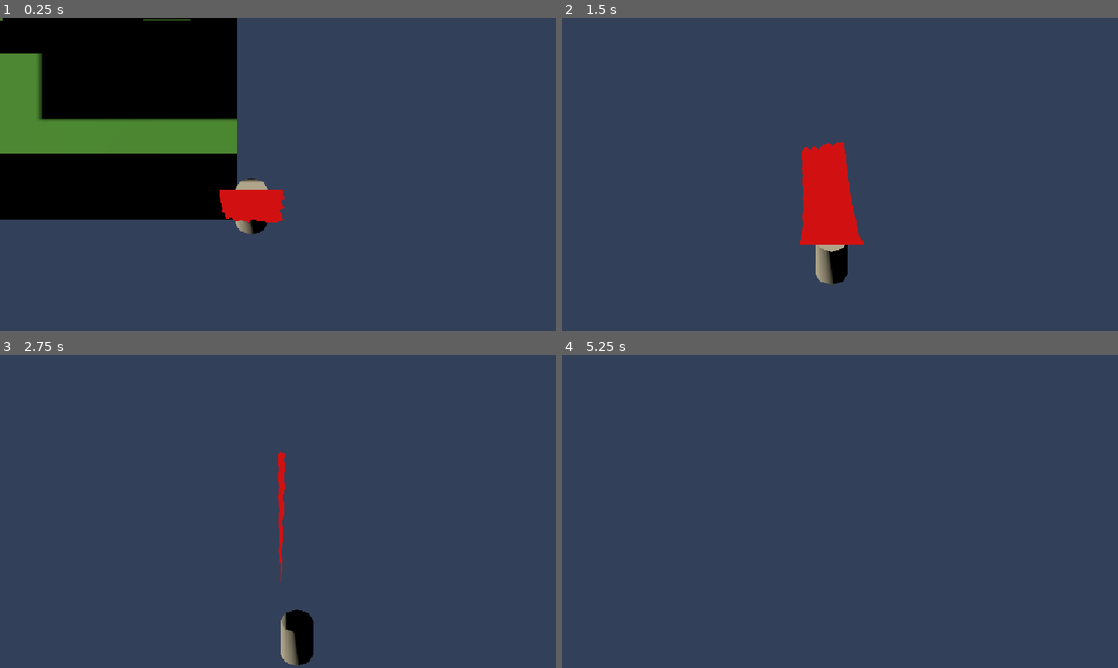
Above: before the commit, frames 1-4 (two rows, left to right).
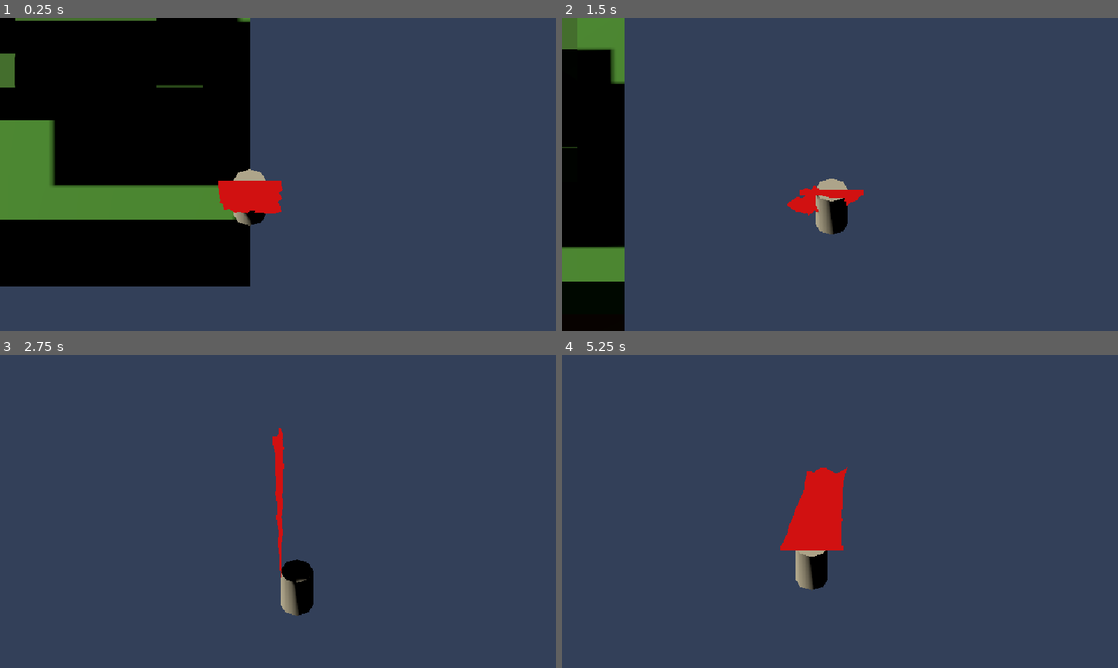
Above: after the commit, the same moments.

Repository: ahmadmuteen64-droid/Ashfall
Game: Godot game, scene res://scenes/world/main.tscn
Same seed, same stepped clock (60 frames per second), same inputs: the game is played once before the commit and once after it.
Inputs (mouse positions are in pixels of both pictures, inside the frame that each line leads up to):
- Up to frame 1 (0.25 s): no input
- Up to frame 2 (1.5 s): tap Enter at 0.5 s; move the mouse to (962, 158) at 0.52 s; hold D (move_right) 0.53-1.25 s; hold E (interact) 0.53-1.25 s; click (962, 158) at 0.67 s; tap Space (jump) at 0.77 s; drag from (728, 190) to (812, 237) at 1.27 s
- Up to frame 3 (2.75 s): move the mouse to (333, 442) at 2.02 s; hold D (move_right) from 2.03 s (still down); hold Shift (sprint) from 2.03 s (still down)
- Up to frame 4 (5.25 s): release D (move_right) at 2.75 s; release Shift (sprint) at 2.75 s; drag from (812, 574) to (673, 464) at 2.77 s; move the mouse to (1006, 558) at 3.52 s; hold A (move_left) 3.53-4.25 s; hold E (interact) 3.53-4.25 s; tap Space (jump) at 3.77 s; drag from (673, 464) to (756, 433) at 4.27 s; move the mouse to (867, 511) at 5.02 s; hold W (move_backward) from 5.03 s (still down); hold Shift (sprint) from 5.03 s (still down); click (867, 511) at 5.17 s

The runs differ from the first frame. In frame 1, 23% of the frame differs, in the area x 0-52%, y 0-86%; in frame 2, 15%; in frame 3, 2.1%; in frame 4, 2.9%.

Commit message:
fix: player no longer falls through world
- Added FloorCollision StaticBody3D with BoxShape3D covering full world
- Player spawn raised to y=3 (above surface blocks)
- Verified: player is_on_floor at y=2.5, velocity.y=0

Co-Authored-By: Claude <noreply@anthropic.com>

Diff:
--- a/scenes/world/main.tscn
+++ b/scenes/world/main.tscn
@@ -31,7 +31,7 @@
 shadow_enabled = true
 
 [node name="Player" parent="." unique_id=153334260 instance=ExtResource("2_player")]
-transform = Transform3D(1, 0, 0, 0, 1, 0, 0, 0, 1, 0, 1, 0)
+transform = Transform3D(1, 0, 0, 0, 1, 0, 0, 0, 1, 0, 3, 0)
 
 [node name="InteractionSensor" type="Area3D" parent="Player" unique_id=491842941]
 script = ExtResource("4_sensor")
--- a/scenes/world/voxel_world.tscn
+++ b/scenes/world/voxel_world.tscn
@@ -1,6 +1,10 @@
 [gd_scene format=3 uid="uid://do22yradc4tjt"]
 
-[ext_resource type="Script" uid="uid://bgehkcpy2fruu" path="res://scripts/systems/voxel_world.gd" id="1_6tv6f"]
+[ext_resource type="Script" uid="uid://dimcqli1cgkt6" path="res://scripts/systems/voxel_world.gd" id="1_6tv6f"]
 
 [node name="VoxelWorldRoot" type="Node3D" unique_id=385079801]
 script = ExtResource("1_6tv6f")
+
+[node name="FloorCollision" type="StaticBody3D" parent="." unique_id=1893564499]
+
+[node name="CollisionShape3D" type="CollisionShape3D" parent="FloorCollision" unique_id=170940938]
--- a/scripts/systems/voxel_world.gd
+++ b/scripts/systems/voxel_world.gd
@@ -19,7 +19,22 @@
 func _ready() -> void:
 	_load_voxel_types()
 	_generate_world()
+	_create_floor_collision()
 	print("VOXEL_WORLD_OK  types:%d  chunks:%d" % [type_table.size() - 1, _chunks.size()])
+
+
+func _create_floor_collision() -> void:
+	var floor: StaticBody3D = get_node_or_null("FloorCollision")
+	if not floor: return
+	var cs: CollisionShape3D = floor.get_node_or_null("CollisionShape3D")
+	if not cs: return
+	var box: BoxShape3D = BoxShape3D.new()
+	var world_w: float = float(world_size_x * CHUNK_SIZE)
+	var world_d: float = float(world_size_z * CHUNK_SIZE)
+	box.size = Vector3(world_w, 0.5, world_d)
+	cs.shape = box
+	cs.position = Vector3(world_w / 2.0, 1.0, world_d / 2.0)
+	floor.collision_layer = 1
 
 
 func _load_voxel_types() -> void:
